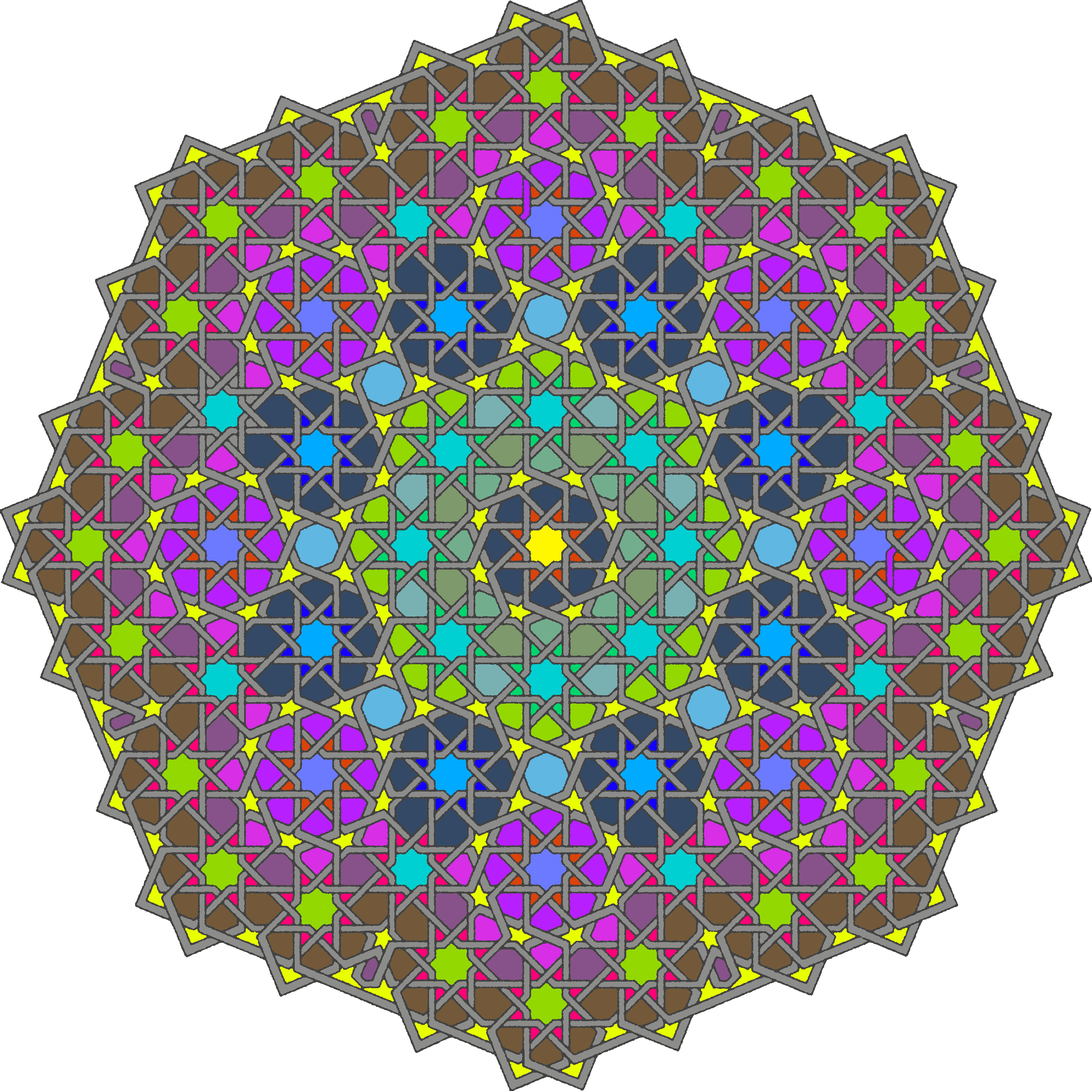
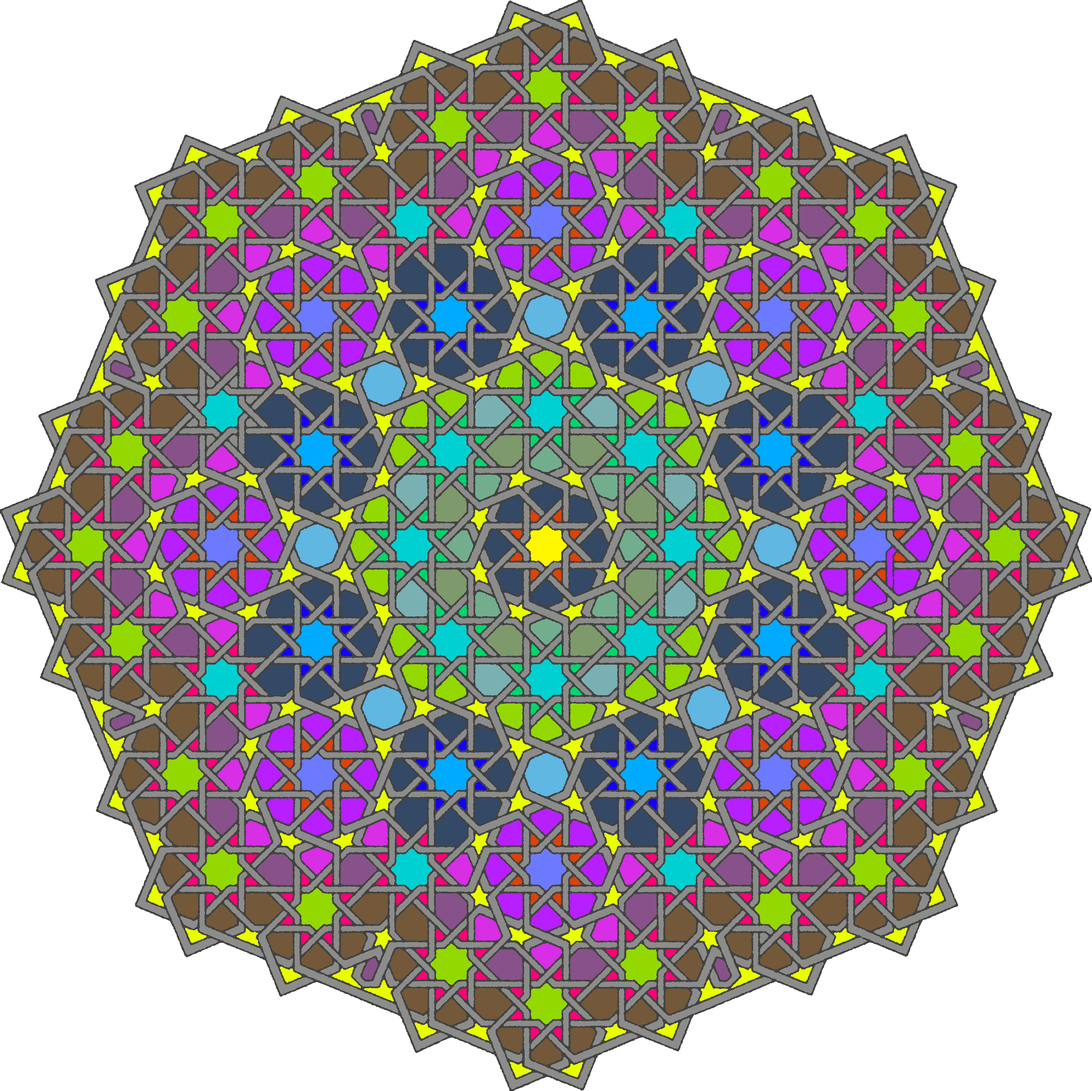
Revision of a layered 1092 × 1091 image; what changed, layer by layer:
painted on "out.png" over <box>520,179,530,220</box>
